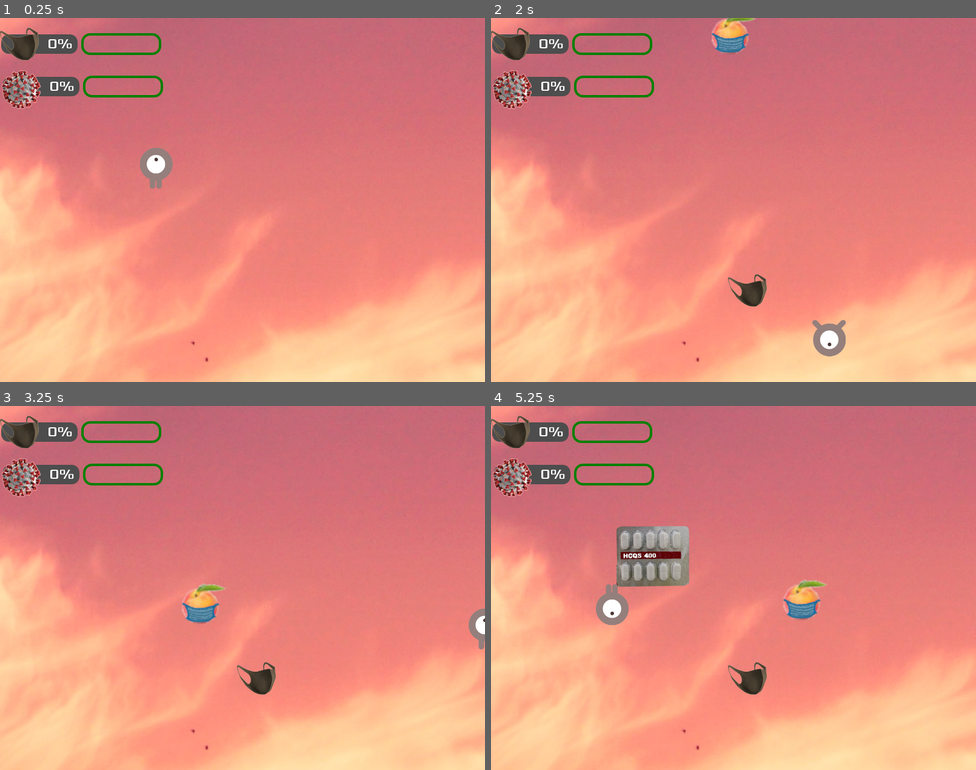
Above: before the commit, frames 1-4 (two rows, left to right).
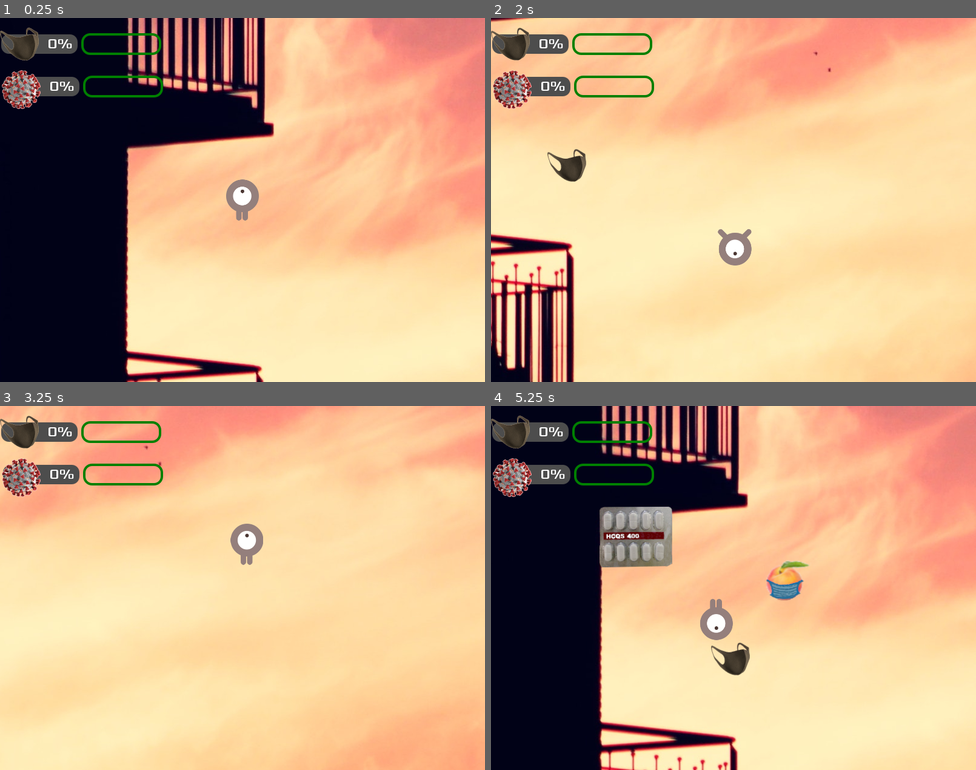
Above: after the commit, the same moments.

Repository: jwackito/dodgethecovid
Game: Godot game, scene res://scenes/LevelOne.tscn
Same seed, same stepped clock (60 frames per second), same inputs: the game is played once before the commit and once after it.
Inputs:
- Up to frame 1 (0.25 s): no input
- Up to frame 2 (2 s): tap Enter at 0.5 s; hold Right (ui_right) 0.53-1.28 s; hold Down (ui_down) from 1.28 s (still down)
- Up to frame 3 (3.25 s): release Down (ui_down) at 2.03 s; hold Right (ui_right) 2.03-2.78 s; hold Up (ui_up) from 2.78 s (still down)
- Up to frame 4 (5.25 s): release Up (ui_up) at 3.53 s; hold Left (ui_left) 3.53-5.03 s; hold Down (ui_down) from 5.03 s (still down)

The runs differ from the first frame. In frame 1, 96% of the frame differs, in the area x 0-100%, y 0-100%; in frame 2, 92%; in frame 3, 90%; in frame 4, 95%.

Commit message:
Added scroll

Diff:
--- a/Dodge The Creeps/scenes/LevelOne.tscn
+++ b/Dodge The Creeps/scenes/LevelOne.tscn
@@ -35,9 +35,10 @@
 
 [node name="LevelLayer" type="CanvasLayer" parent="."]
 layer = 0
+follow_viewport_enable = true
 
 [node name="Player" parent="LevelLayer" instance=ExtResource( 4 )]
-position = Vector2( 257.711, 247.592 )
+position = Vector2( 400, 304 )
 
 [node name="SpawnEnemyTimer" type="Timer" parent="LevelLayer"]
 wait_time = 2.0
@@ -46,6 +47,7 @@
 wait_time = 2.0
 
 [node name="InitPersonPath" type="Path2D" parent="LevelLayer"]
+visible = false
 position = Vector2( -1.05948, 0 )
 curve = SubResource( 1 )
 
@@ -55,9 +57,10 @@
 
 [node name="BackgroundLayer" type="CanvasLayer" parent="."]
 layer = -1
+follow_viewport_enable = true
 
 [node name="Sprite" type="Sprite" parent="BackgroundLayer"]
-position = Vector2( 2044.73, 1887.44 )
+position = Vector2( 2560, 1616 )
 texture = ExtResource( 8 )
 [connection signal="hit" from="LevelLayer/Player" to="HUDLayer/Interface" method="_on_Player_hit"]
 [connection signal="timeout" from="LevelLayer/SpawnEnemyTimer" to="." method="_on_SpawnEnemyTimer_timeout"]
--- a/Dodge The Creeps/scenes/Player.tscn
+++ b/Dodge The Creeps/scenes/Player.tscn
@@ -38,4 +38,8 @@
 shape = SubResource( 2 )
 
 [node name="Camera2D" type="Camera2D" parent="."]
+current = true
+smoothing_enabled = true
+editor_draw_limits = true
+editor_draw_drag_margin = true
 [connection signal="body_entered" from="." to="." method="_on_Player_body_entered"]
--- a/Dodge The Creeps/src/Player.gd
+++ b/Dodge The Creeps/src/Player.gd
@@ -2,17 +2,19 @@
 extends Area2D
 
 signal hit(covid, mask)
+
 var screen_size
+var level_size
 
 export var speed = 400
 export var covid  = 0
 export var mask  = 0
 
-const Person = preload("Person.gd")
 
 # Called when the node enters the scene tree for the first time.
 func _ready():
 	screen_size = get_viewport_rect().size
+	level_size = Vector2(3000, 3000)
 
 func get_velocity_from_input():
 	var velocity = Vector2()
@@ -35,8 +37,8 @@
 	else:
 		$AnimatedSprite.stop()
 	position += velocity * delta
-	position.x = clamp(position.x, 0, screen_size.x)
-	position.y = clamp(position.y, 0, screen_size.y)
+	position.x = clamp(position.x, 0, level_size.x)
+	position.y = clamp(position.y, 0, level_size.y)
 	if velocity.x != 0:
 		$AnimatedSprite.animation = "walk"
 		$AnimatedSprite.flip_v = false
